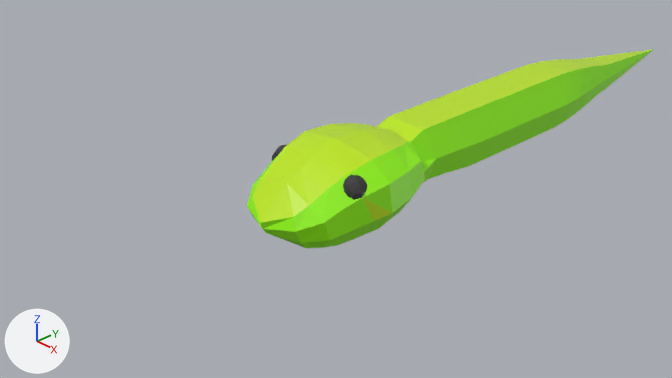
A saved change to the Blender file .blender/snake_low_poly.blend.
The view is the same before and after, from the file's camera 'Camera'. The lights are fixed; the arrows at lower left show +X, +Y and +Z.

The first picture shows 'SnakeBody1', 'SnakeBody2', 'SnakeEyes', 'SnakeHead', 'SnakeTail'.
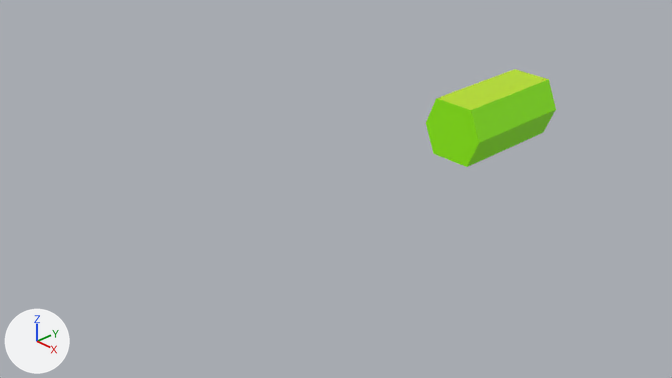
The change, as a list of edits to the scene's bpy script:
```text
Change ob_snakehead:
    add ob_snakehead.hide_set(True)
Change ob_snakeeyes:
    add ob_snakeeyes.hide_set(True)
Change ob_snakebody1:
    add ob_snakebody1.hide_set(True)
Change ob_snaketail:
    add ob_snaketail.hide_set(True)
```

Boxes (x1, y1, x2, y2) around the edits, measured in the pictures (672 x 378 px):
'SnakeHead', hidden (green)
    before: (247, 123, 425, 248)
'SnakeBody1', hidden (green)
    before: (377, 98, 481, 182)
'SnakeTail', hidden (green)
    before: (516, 49, 654, 132)
'SnakeEyes', hidden (black)
    before: (272, 144, 367, 200)
